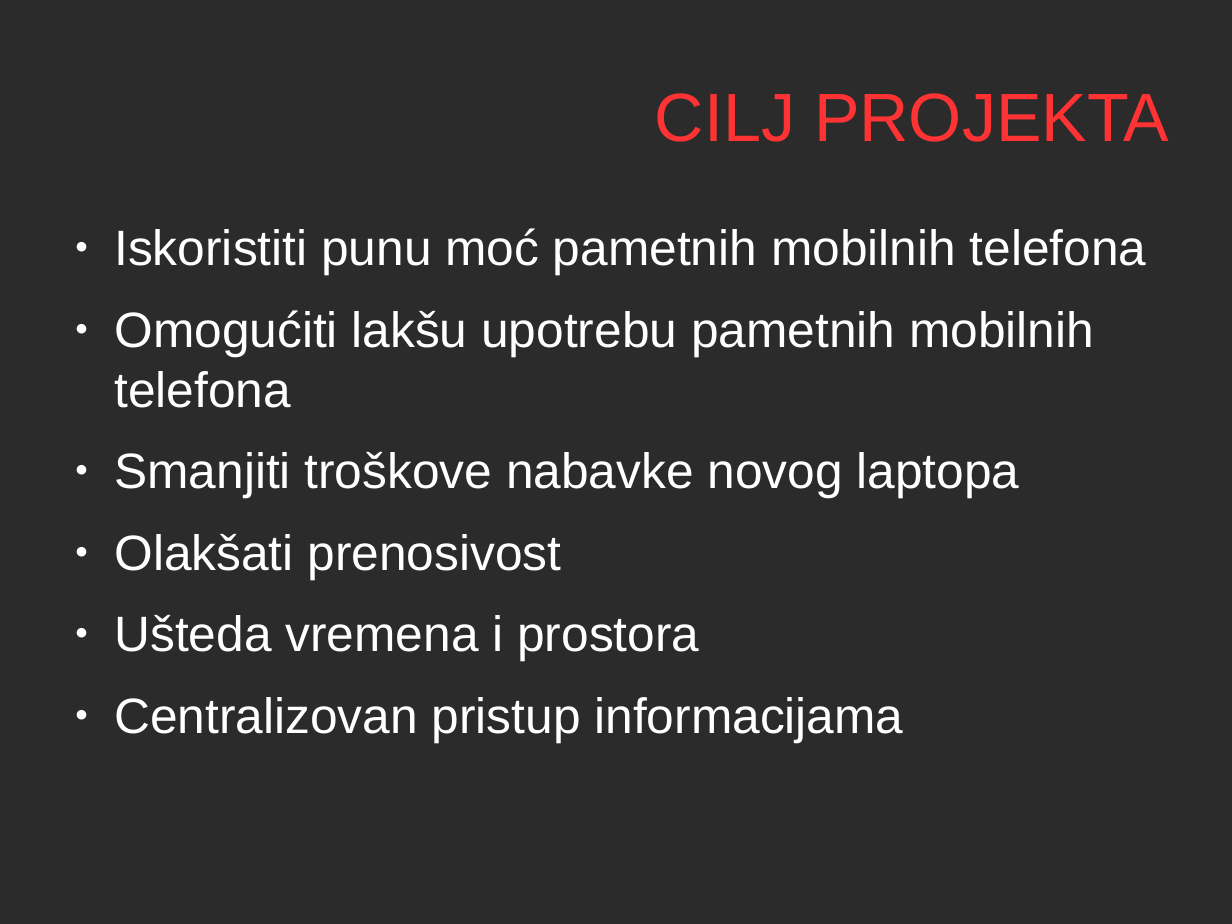
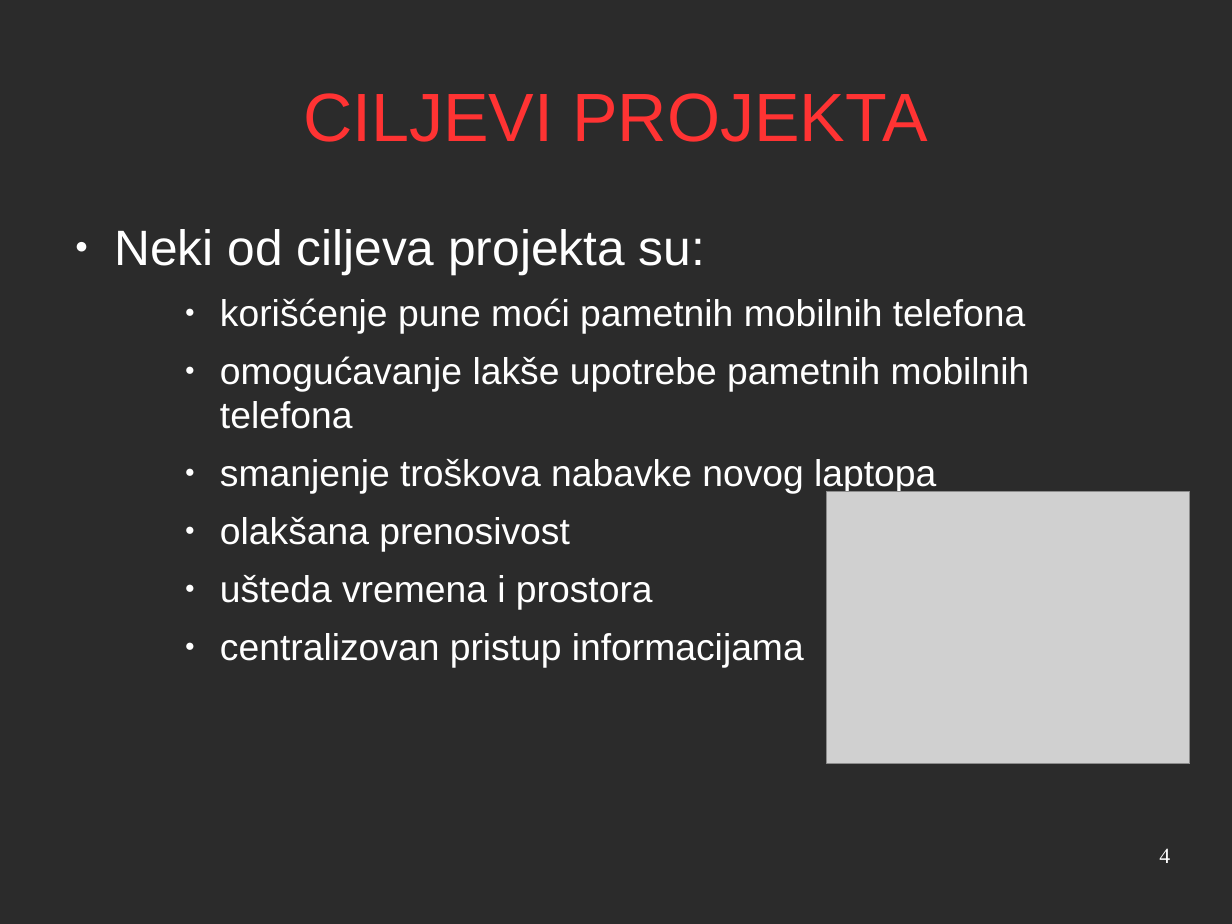
Before and after one commit to salesh/UpravljanjeProjektima, a slide deck: slide 4 of prezentacija/prezentacija.odp. Drawn at 1232x924 pixels with LibreOffice and Linux fonts; fonts in the diff are those of the drawing; grey boxes stand for pictures; background and template pictures are left out; a plain dark background stands for a picture behind light text. Boxes give left, top, right and bottom in pixels: in the first picture for what was removed or moved away, otherwise in the second. Text is boxed around its words. In the diff, an @@ line names an element or a change of style, - is before the commit and + after.

```diff
--- a/prezentacija/prezentacija.odp
+++ b/prezentacija/prezentacija.odp
@@ title at box(303, 93, 927, 142): text changed @@
-CILJ PROJEKTA
+CILJEVI PROJEKTA
@@ text at box(114, 229, 1030, 668): text changed; size 32 to 24 pt @@
-● Iskoristiti punu moć pametnih mobilnih telefona
-● Omogućiti lakšu upotrebu pametnih mobilnih telefona
-● Smanjiti troškove nabavke novog laptopa
-● Olakšati prenosivost
-● Ušteda vremena i prostora
-● Centralizovan pristup informacijama
+● Neki od ciljeva projekta su:
+    ● korišćenje pune moći pametnih mobilnih telefona
+    ● omogućavanje lakše upotrebe pametnih mobilnih telefona
+    ● smanjenje troškova nabavke novog laptopa
+    ● olakšana prenosivost
+    ● ušteda vremena i prostora
+    ● centralizovan pristup informacijama
@@ picture added at box(827, 492, 1191, 765) @@
@@ page number added at box(1159, 848, 1170, 863), 14 pt, text #FFFFFF @@
+4
```
Also in this commit, not shown: 9 other slides changed, 2 other files.
